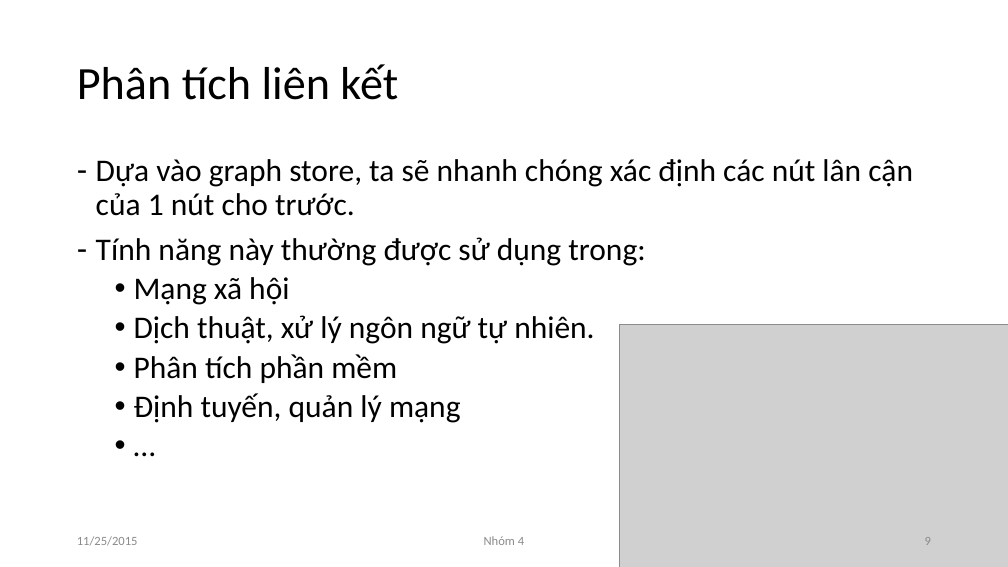
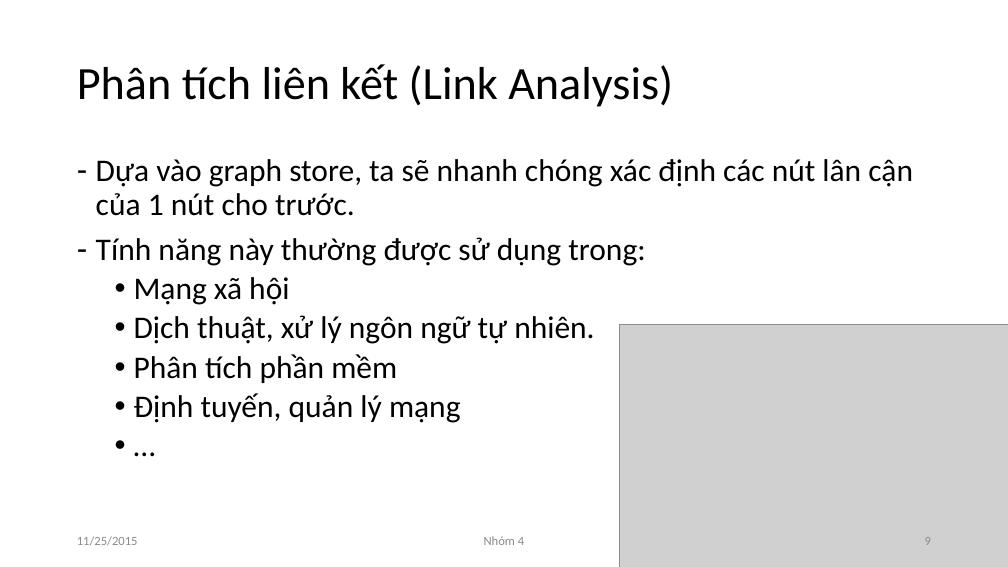
Before and after one commit to NguyenDucHoangLong/Group_4_HTTTHD, a slide deck: slide 9 of Document/Seminar/Slide/N04_SlideThuyetTrinh_v1.pptx. Drawn at 1008x567 pixels with LibreOffice and Linux fonts; fonts in the diff are those of the drawing; grey boxes stand for pictures. Boxes give left, top, right and bottom in pixels: in the first picture for what was removed or moved away, otherwise in the second. Text is boxed around its words. In the diff, an @@ line names an element or a change of style, - is before the commit and + after.

```diff
--- a/Document/Seminar/Slide/N04_SlideThuyetTrinh_v1.pptx
+++ b/Document/Seminar/Slide/N04_SlideThuyetTrinh_v1.pptx
@@ title at [77,64,673,107]: text changed @@
-Phân tích liên kết
+Phân tích liên kết (Link Analysis)
```
Also in this commit, not shown: 6 other slides changed.
